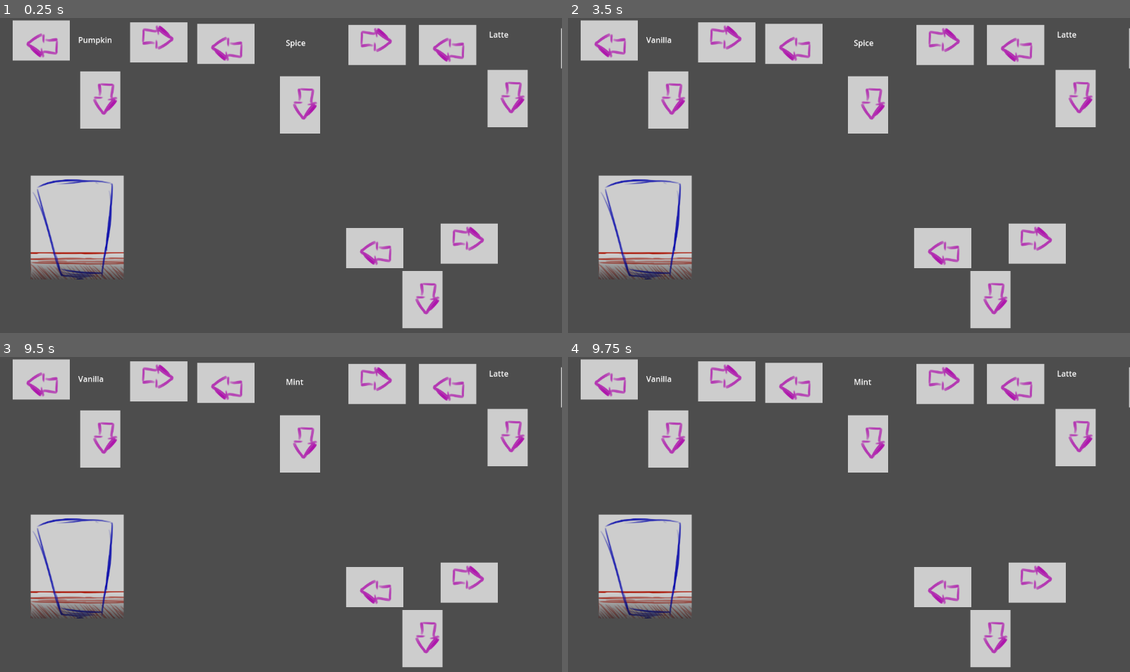
Above: before the commit, frames 1-4 (two rows, left to right).
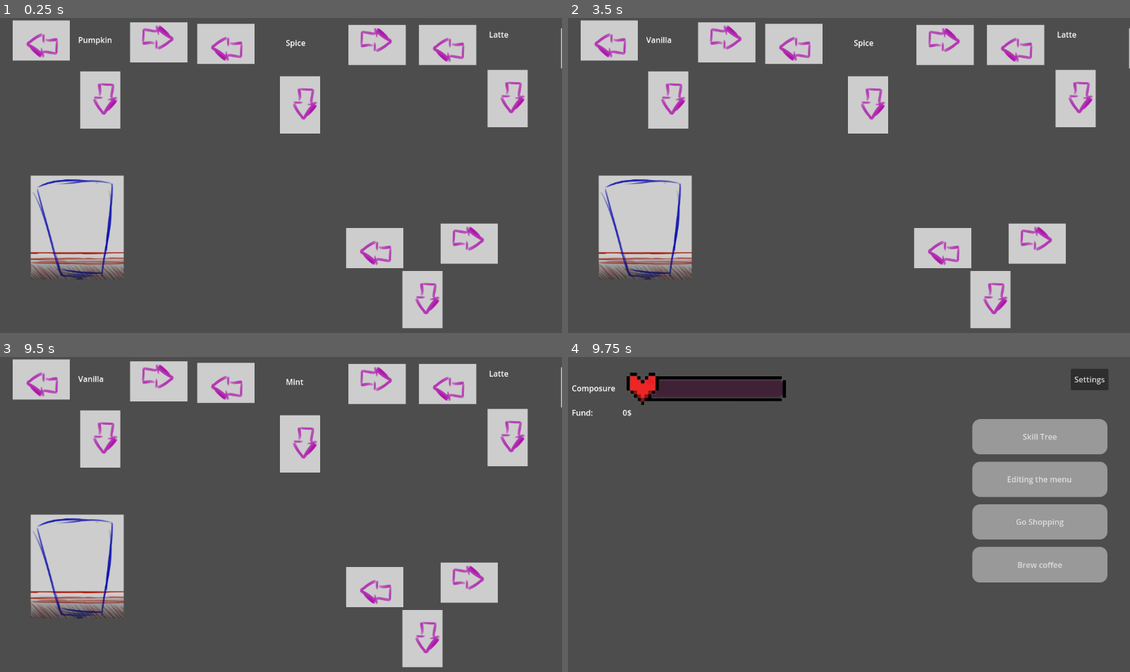
Above: after the commit, the same moments.

Repository: Xgpmcnp/GameJamDropouts
Game: Godot game, scene res://CoffeeCreationScreen/CoffeCreationScenes/main_coffee_creation_scene.tscn
Same seed, same stepped clock (60 frames per second), same inputs: the game is played once before the commit and once after it.
Inputs (mouse positions are in pixels of both pictures, inside the frame that each line leads up to):
- Up to frame 1 (0.25 s): no input
- Up to frame 2 (3.5 s): click (1034, 251) at 0.5 s; click (944, 247) at 1.25 s; click (725, 43) at 2 s; click (669, 99) at 2.75 s
- Up to frame 3 (9.5 s): click (376, 385) at 3.5 s; click (297, 445) at 4.25 s; click (505, 438) at 5 s; click (157, 382) at 5.75 s; click (101, 438) at 6.5 s; click (376, 385) at 7.25 s; click (297, 445) at 8 s; click (505, 438) at 8.75 s
- Up to frame 4 (9.75 s): click (1034, 590) at 9.5 s

Frames 1-3 are identical in both runs. In frame 4, 30% of the frame differs, in the area x 0-100%, y 0-99%.

Commit message:
Adding transitions between Coffee creation and customer service

Diff:
--- a/CoffeeCreationScreen/CoffeeCreationScripts/main_coffee_creation_scene.gd
+++ b/CoffeeCreationScreen/CoffeeCreationScripts/main_coffee_creation_scene.gd
@@ -16,8 +16,7 @@
 func _on_serve_button_pressed() -> void:
 	if coffee_cup.fill_level == 3:
 		print("Coffee is served")
-		Global.assess_drink()
-		Global.goto_customer_service_menu()
+		Global.goto_customer_service_menu(false)
 
 # Go back to main menu, reset the full cup
 func _on_back_button_pressed() -> void:
--- a/CustomerServiceScreen/Script/customer_service_GUI.gd
+++ b/CustomerServiceScreen/Script/customer_service_GUI.gd
@@ -25,6 +25,7 @@
 	print("You clicked the Shop Button")
 
 func _on_drink_creation_pressed() -> void:
+	Global.goto_coffee_creation()
 	print("You clicked the Drink Creation Button")
 
 func _on_skill_tree_pressed() -> void:
--- a/global_script.gd
+++ b/global_script.gd
@@ -30,7 +30,9 @@
 
 # Called when the node enters the scene tree for the first time.
 func _ready() -> void:
-	pass # Replace with function body.
+	var root = get_tree().get_root()
+
+	current_scene = root.get_child(-1)
 
 
 # Called every frame. 'delta' is the elapsed time since the previous frame.
@@ -125,6 +127,26 @@
 #-------------------------------------------------------------------
 #  FUNCTIONS FOR SCENE TRANSITIONS BELOW
 #-------------------------------------------------------------------
+
+# The function used for screen loading
+func goto_screen(path):
+	deferred_goto_scene.call_deferred(path)
+
+func deferred_goto_scene(path):
+	# It is now safe to remove the current scene.
+	current_scene.free()
+	# Load the new scene.
+	var s = ResourceLoader.load(path)
+
+	# Instance the new scene.
+	current_scene = s.instantiate()
+
+	# Add it to the active scene, as child of root.
+	get_tree().root.add_child(current_scene)
+
+	# Optionally, to make it compatible with the SceneTree.change_scene_to_file() API.
+	get_tree().current_scene = current_scene
+
 # Open options modal
 func open_options():
 	print("options opened")
@@ -133,9 +155,17 @@
 func goto_main_menu():
 	print("Going to main menu")
 
-# Go to customer service
-func goto_customer_service_menu():
-	print("Going to service menu")
+# Go to customer service menu, isGoingBack determines if we need to clear current choices
+# or not
+func goto_customer_service_menu(isGoingBack: bool):
+	if isGoingBack:
+		self.reset_selected_options()
+	self.goto_screen("res://CustomerServiceScreen/Screen/customer_service_GUI.tscn")
+
+# Go to coffee creation menu
+func goto_coffee_creation():
+	self.goto_screen("res://CoffeeCreationScreen/CoffeCreationScenes/main_coffee_creation_scene.tscn")
+	pass
 
 # Open Shop
 func open_shop():
--- a/project.godot
+++ b/project.godot
@@ -15,6 +15,9 @@
 config/features=PackedStringArray("4.4", "Forward Plus")
 config/icon="res://icon.svg"
 
+[autoload]
+
+Global="*res://global_script.gd"
 
 [display]
 
@@ -29,7 +32,3 @@
 , Object(InputEventMouseButton,"resource_local_to_scene":false,"resource_name":"","device":-1,"window_id":0,"alt_presse …(249 unchanged characters)…
 ]
 }
-
-[autoload]
-
-Global="*res://global_script.gd"
